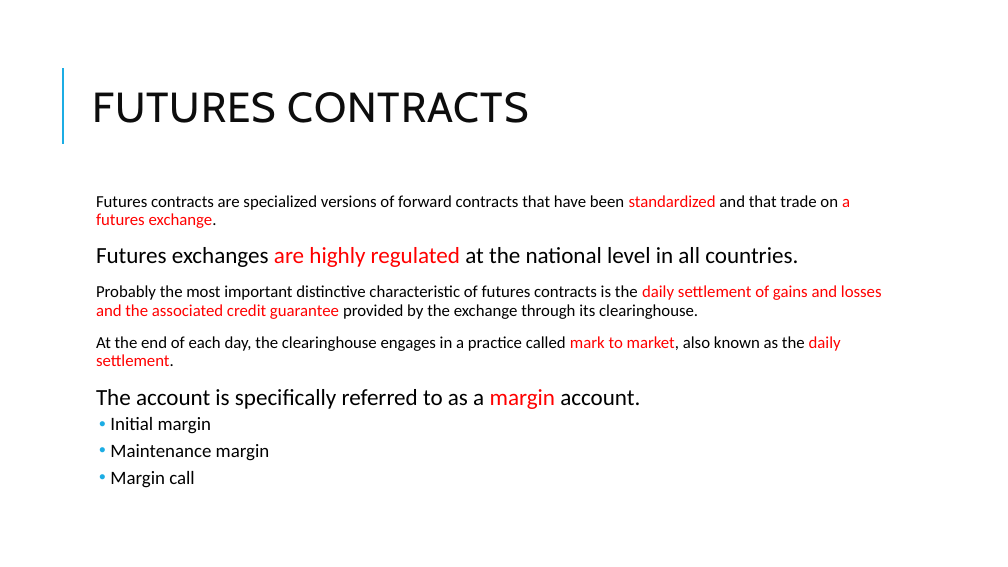
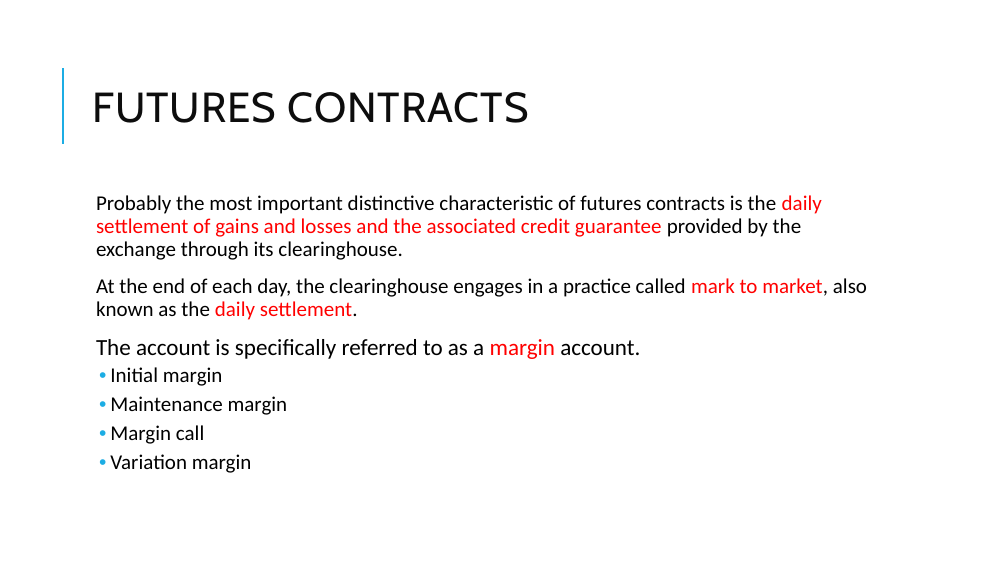
Before and after one commit to Isco0530/data, a slide deck: slide 12 of Derivatives.pptx. Drawn at 1008x567 pixels with LibreOffice and Linux fonts; fonts in the diff are those of the drawing. Boxes give left, top, right and bottom in pixels: in the first picture for what was removed or moved away, otherwise in the second. Text is boxed around its words. In the diff, an @@ line names an element or a change of style, - is before the commit and + after.

```diff
--- a/Derivatives.pptx
+++ b/Derivatives.pptx
@@ text at (96, 195, 850, 267): paragraphs removed @@
-  Futures contracts are specialized versions of forward contracts that have been standardized and that trade on a futures exchange.
-  Futures exchanges are highly regulated at the national level in all countries.
@@ text at (96, 195, 867, 444): size 16 to 20 pt in "Probably the most important distinctive characteristic of ...", "At the end of each day, the ..."; size 18 to 20 pt in "Initial margin", "Maintenance margin", "Margin call" @@
@@ text at (110, 454, 252, 473): paragraph added @@
+  • Variation margin
```
Also in this commit, not shown: 3 other slides changed, 1 other file.
